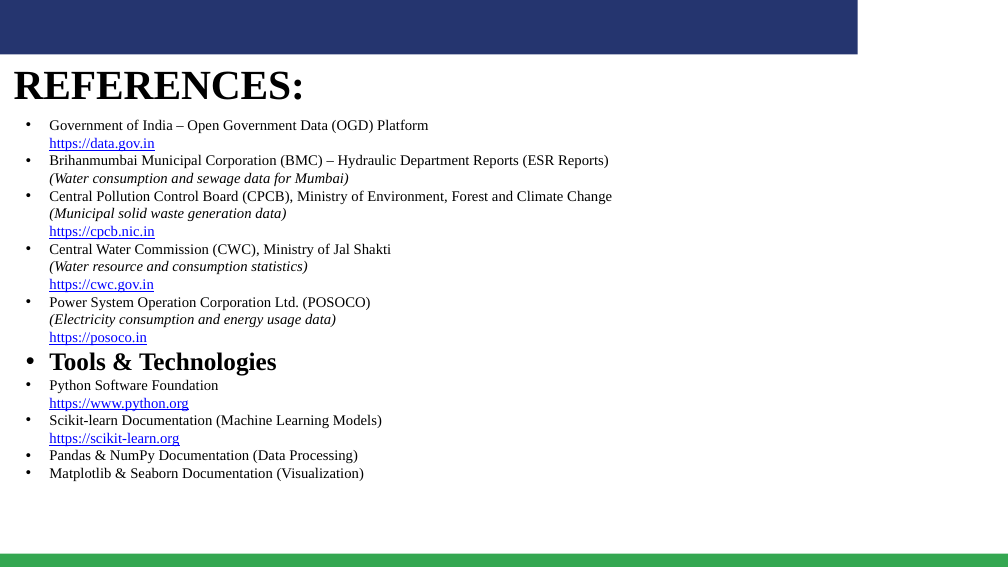
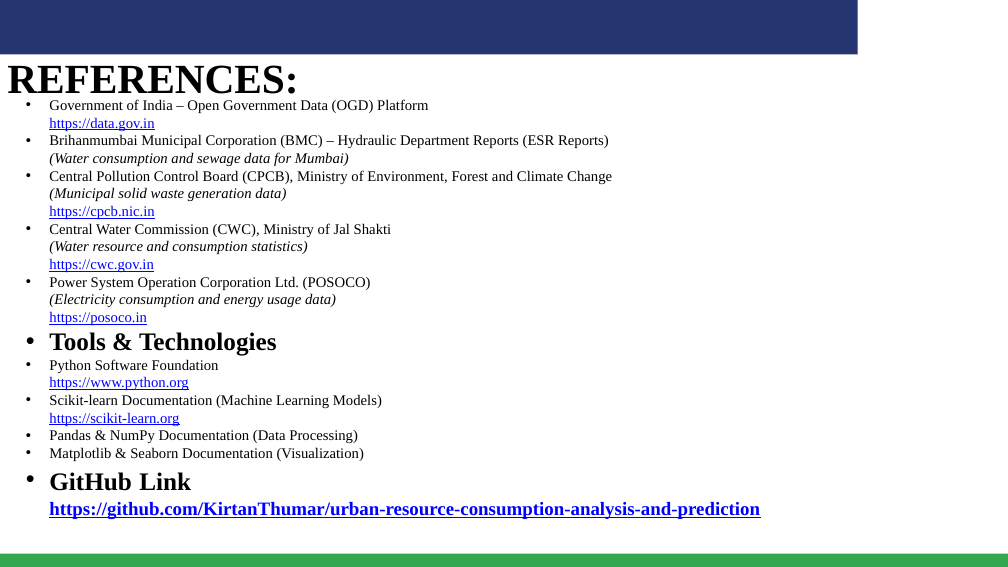
Before and after one commit to KirtanThumar/urban-resource-consumption-analysis-and-prediction, a slide deck: slide 17 of MS Elevate Internship- Project by-kirtan.pptx. Drawn at 1008x567 pixels with LibreOffice and Linux fonts; fonts in the diff are those of the drawing; background and template pictures are left out. Boxes give left, top, right and bottom in pixels: in the first picture for what was removed or moved away, otherwise in the second. Text is boxed around its words. In the diff, an @@ line names an element or a change of style, - is before the commit and + after.

```diff
--- a/MS Elevate Internship- Project by-kirtan.pptx
+++ b/MS Elevate Internship- Project by-kirtan.pptx
@@ title "REFERENCES:" rewrapped from bbox=[14, 71, 305, 100] to bbox=[7, 65, 298, 101] @@
@@ text "Government of India – Open ...": place and size @@
-text "Government of India – Open ..." at bbox=[49, 119, 612, 481]
+text "Government of India – Open ..." at bbox=[49, 99, 760, 519]
@@ text at bbox=[49, 472, 760, 519]: paragraphs added @@
+• GitHub Link
+https://github.com/KirtanThumar/urban-resource-consumption-analysis-and-prediction
```
